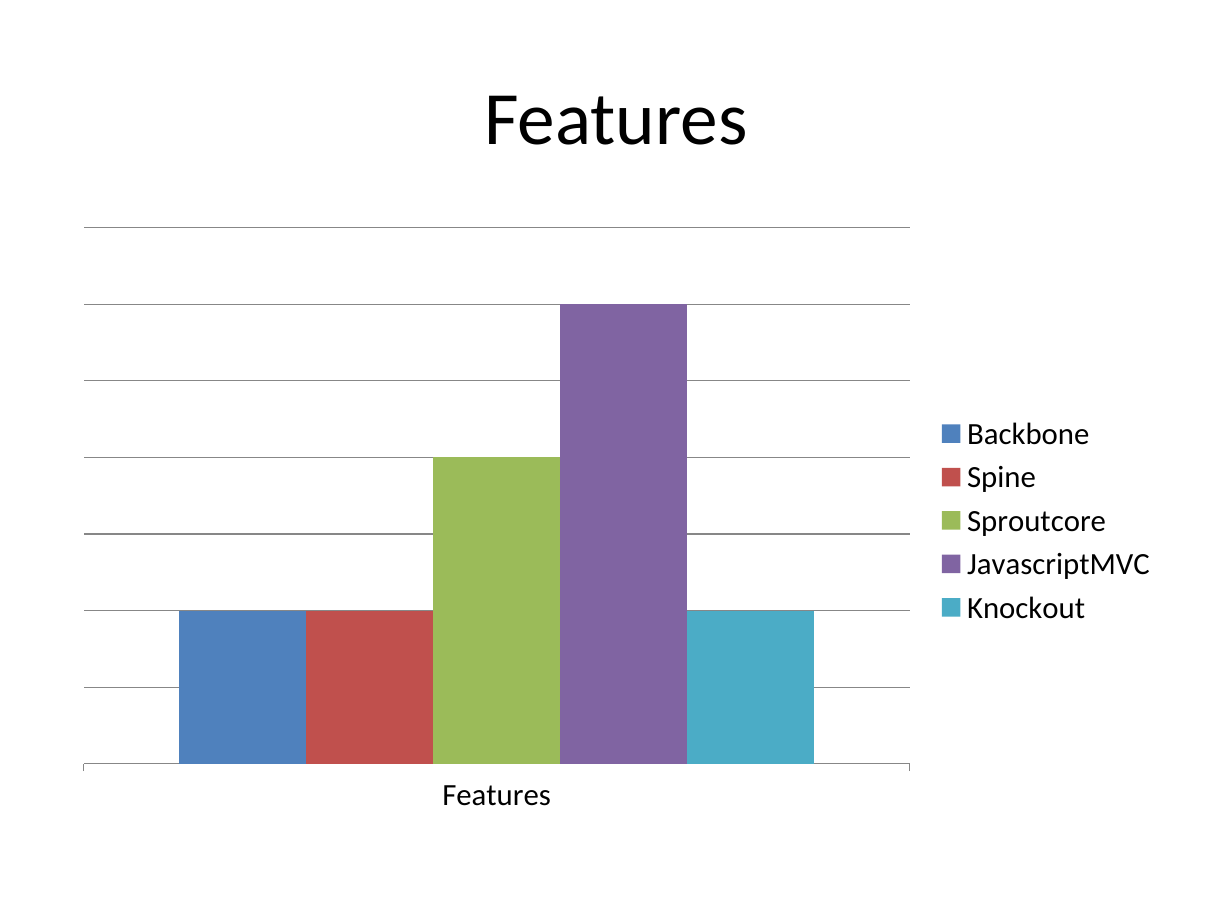
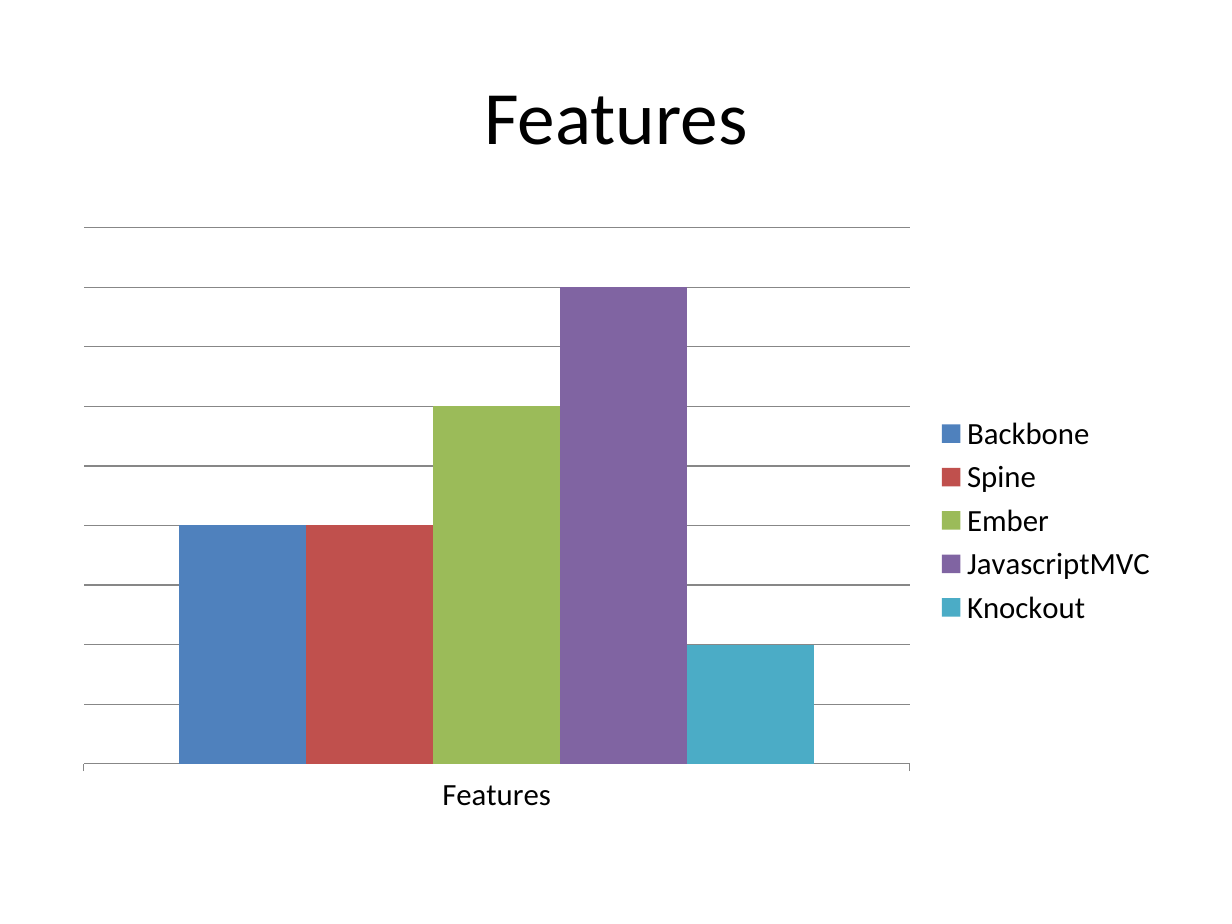
Before and after one commit to Mallioch/Presentations, a slide deck: slide 5 of 2012_1_5__client_side_mvx_frameworks/2 - Comparison.pptx. Drawn at 1232x924 pixels with LibreOffice and Linux fonts; fonts in the diff are those of the drawing; background and template pictures are left out. Boxes give left, top, right and bottom in pixels: in the first picture for what was removed or moved away, otherwise in the second. Text is boxed around its words. In the diff, an @@ line names an element or a change of style, - is before the commit and + after.

```diff
--- a/2012_1_5__client_side_mvx_frameworks/2 - Comparison.pptx
+++ b/2012_1_5__client_side_mvx_frameworks/2 - Comparison.pptx
@@ column chart at bbox=[62, 216, 1170, 825] @@
@@ Backbone, Features: 33 to 50 @@
@@ Spine, Features: 33 to 50 @@
-Sproutcore: 67
+Ember: 75
@@ Knockout, Features: 33 to 25 @@
```
Also in this commit, not shown: 4 other slides changed, 4 slides added, 3 other files.
